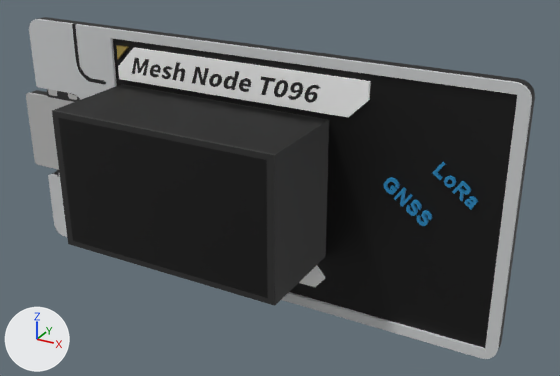
An edit to the glTF model public/models/devices/heltec-t096.glb, drawn before and after from the same camera.
One viewpoint serves both versions: a 50 mm lens placed at (0.0363, -0.0578, 0.0403), pointed at (0.0055, -0.0017, 0.0123). Lighting does not change. The marker at lower left points along +X, +Y and +Z. The first picture is the older version. Vertices at exactly the same position are counted once.

The scene before the commit, as lines of its bpy script (objects in view):
```python
me_body = bpy.data.meshes.new('Body')
me_body.from_pydata(...)  # 96 vertices, 188 faces; spans x -0.026..0.026, y -0.0005..0.0005, z 0.0..0.0245
me_body.materials.append(mat_c_000000)  # black #000000
me_display = bpy.data.meshes.new('Display')
me_display.from_pydata(...)  # a box spanning x -0.0129..0.0096, y -0.0098..-0.0005, z 0.0058..0.0191
me_display.materials.append(mat_c_000000)  # black #000000
me_face_000000 = bpy.data.meshes.new('Face_000000')
me_face_000000.from_pydata(...)  # 24 vertices, 40 faces; spans x -0.0129..0.0096, y -0.0101..-0.0098, z 0.0058..0.0191
me_face_000000.materials.append(mat_c_000000)  # black #000000
me_face_2b2b2b = bpy.data.meshes.new('Face_2b2b2b')
me_face_2b2b2b.from_pydata(...)  # 160 vertices, 308 faces; spans x -0.0228..0.0096, y -0.0101..-0.0005, z 0.0058..0.0191
me_face_2b2b2b.materials.append(mat_c_2b2b2b)  # black #2a2a2a
ob_body = bpy.data.objects.new('Body', me_body)
ob_body.location = (0.0, 0.0, 0.0)
ob_display = bpy.data.objects.new('Display', me_display)
ob_display.location = (0.0, 0.0, 0.0)
ob_face_000000 = bpy.data.objects.new('Face_000000', me_face_000000)
ob_face_000000.location = (0.0, 0.0, 0.0)
ob_face_2b2b2b = bpy.data.objects.new('Face_2b2b2b', me_face_2b2b2b)
ob_face_2b2b2b.location = (0.0, 0.0, 0.0)
# also in view: 'Face_268ac1' at (0.0189, -0.0007, 0.0142); 'Face_d0d2d3' at (0.0009, -0.0007, 0.0122); 'Face_bcbcbb' at (-0.0224, -0.0007, 0.0123); 'Face_ffffff' at (0.0, -0.0007, 0.0127); 'Face_1d1d1b' at (-0.0047, -0.0007, 0.0122)
```
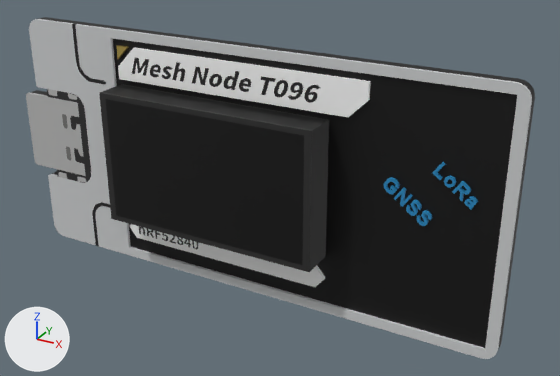
Location of each change, (x1, y1, x2, y2) in pixels of the pictures (560 x 376 px; the box of a moved part takes in the faces that stretch with it):
'Face_000000', moved
    before: (58, 118, 277, 305)
    after: (105, 99, 313, 272)
'Display', reshaped (17% narrower, 15% shorter)
    before: (55, 85, 329, 303)
    after: (102, 85, 329, 270)
'Face_2b2b2b', reshaped (15% shorter)
    before: (47, 84, 328, 306)
    after: (47, 84, 328, 272)
part 3 of me_face_2b2b2b, moved or reshaped
    before: (52, 110, 276, 306)
    after: (99, 92, 309, 272)

What the commit changed:
me_display is used by ob_display; location (0.0, 0.0, 0.0).
me_display had 8 vertices, 12 faces and spanned x -0.0129..0.0096, y -0.0098..-0.0005, z 0.0058..0.0191.
me_display now has 8 vertices, 12 faces and spans x -0.0129..0.0096, y -0.0035..-0.0005, z 0.0058..0.0191.
Part 1, on me_display:
4 vertices are removed from x -0.0129..0.0096, y -0.0098, z 0.0058..0.0191.
10 faces are deleted.
4 vertices are added at (-0.0129, -0.0035, 0.0058), (0.0096, -0.0035, 0.0058), (0.0096, -0.0035, 0.0191), (-0.0129, -0.0035, 0.0191).
10 new faces join them.
me_face_000000 is used by ob_face_000000; location (0.0, 0.0, 0.0).
me_face_000000 had 24 vertices, 40 faces and spanned x -0.0129..0.0096, y -0.0101..-0.0098, z 0.0058..0.0191.
me_face_000000 now has 24 vertices, 40 faces and spans x -0.0129..0.0096, y -0.0038..-0.0035, z 0.0058..0.0191.
me_face_000000 part 2: the whole mesh is moved by (0.0, 0.0063, 0.0).
me_face_2b2b2b is used by ob_face_2b2b2b; location (0.0, 0.0, 0.0).
me_face_2b2b2b had 160 vertices, 308 faces and spanned x -0.0228..0.0096, y -0.0101..-0.0005, z 0.0058..0.0191.
me_face_2b2b2b now has 160 vertices, 308 faces and spans x -0.0228..0.0096, y -0.0038..-0.0005, z 0.0058..0.0191.
me_face_2b2b2b part 3: the loose piece of 20 vertices spanning x -0.0129..0.0096, y -0.0101..-0.0098, z 0.0058..0.0191 is moved by (0.0, 0.0063, 0.0).
